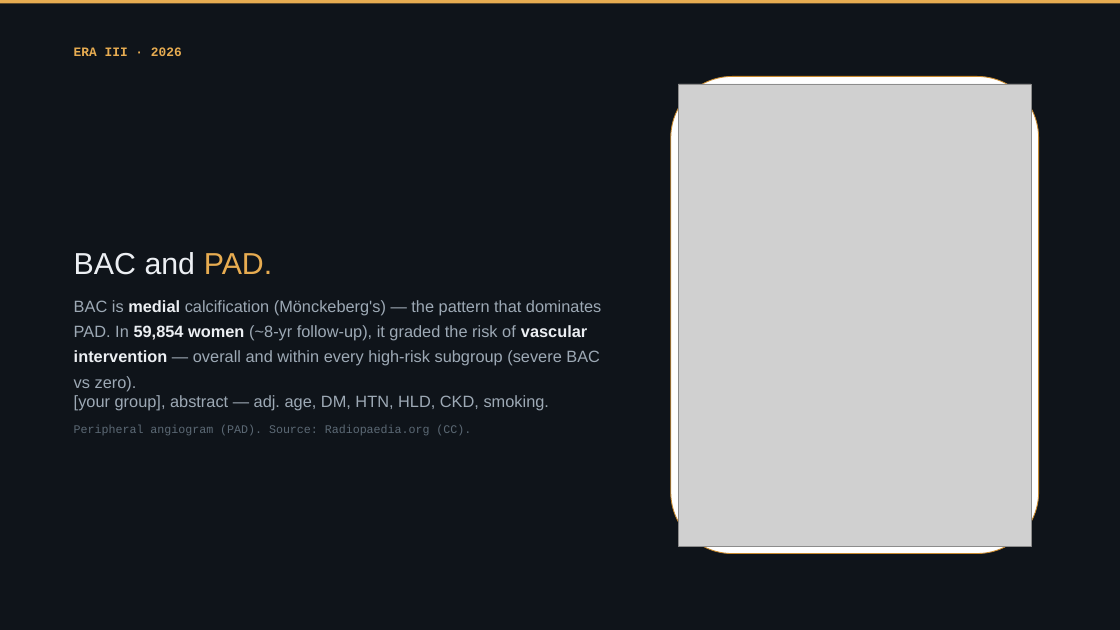
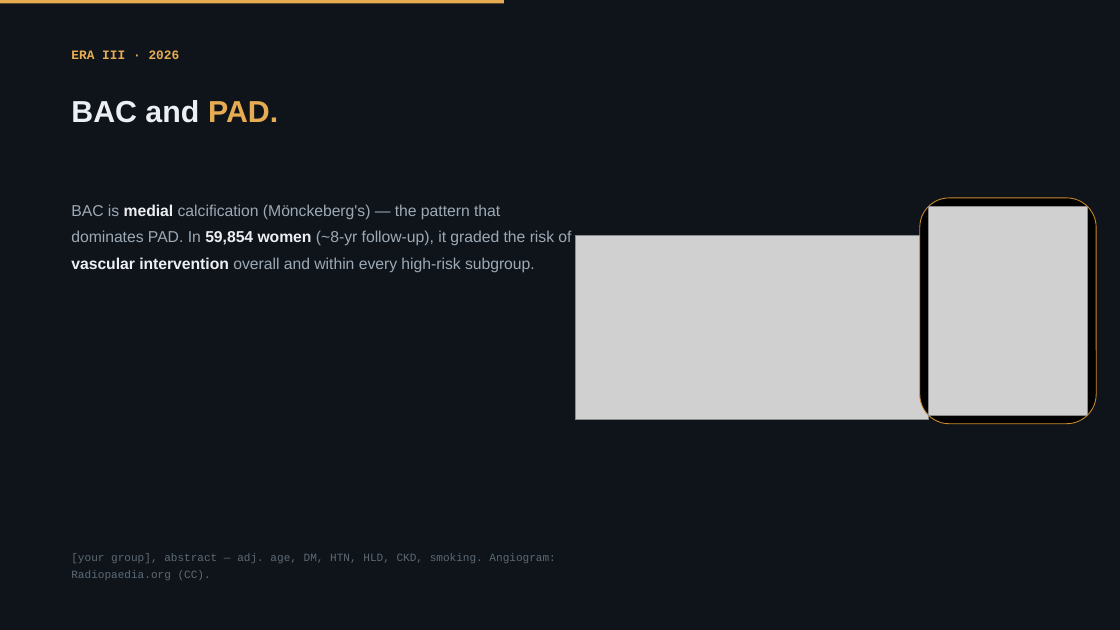
Before and after one commit to Emory-HITI/Mammo, a slide deck: slide 15 of keynote-iwbi-2026/pptx/sections/IWBI2026_Trivedi_02b_EraII_2026.pptx. Drawn at 1120x630 pixels with LibreOffice and Linux fonts; fonts in the diff are those of the drawing; grey boxes stand for pictures; background and template pictures are left out. Boxes give left, top, right and bottom in pixels: in the first picture for what was removed or moved away, otherwise in the second. Text is boxed around its words. In the diff, an @@ line names an element or a change of style, - is before the commit and + after.

```diff
--- a/keynote-iwbi-2026/pptx/sections/IWBI2026_Trivedi_02b_EraII_2026.pptx
+++ b/keynote-iwbi-2026/pptx/sections/IWBI2026_Trivedi_02b_EraII_2026.pptx
@@ rectangle: place and size @@
-rectangle at <box>0,0,1120,3</box>
+rectangle at <box>0,0,504,3</box>
@@ text "ERA III · 2026" at <box>71,50,180,59</box>: line spacing 1.28 to 1; less space between paragraphs @@
@@ rounded rectangle removed at <box>671,76,1039,554</box> @@
@@ text "BAC and PAD.": place and size @@
-text "BAC and PAD." at <box>74,252,273,275</box>
+text "BAC and PAD." at <box>71,100,278,123</box>
@@ text "BAC and PAD." at <box>71,100,278,123</box>: bold on; line spacing 1.06 to 1; less space between paragraphs @@
@@ text at <box>71,204,571,272</box>: text changed; size 14 to 13.5 pt @@
-BAC is medial calcification (Mönckeberg's) — the pattern that dominates PAD. In 59,854 women (~8-yr follow-up), it graded the risk of vascular intervention — overall and within every high-risk subgroup (severe BAC vs zero).
+BAC is medial calcification (Mönckeberg's) — the pattern that dominates PAD. In 59,854 women (~8-yr follow-up), it graded the risk of vascular intervention overall and within every high-risk subgroup.
@@ rounded rectangle added at <box>920,198,1096,424</box>, fill #000000, outline #C98A2E 0.75 pt @@
@@ picture: place and size @@
-picture at <box>679,84,1032,546</box>
+picture at <box>928,207,1088,416</box>
@@ picture added at <box>576,235,928,419</box> @@
@@ text removed at <box>74,395,549,410</box> @@
-[your group], abstract — adj. age, DM, HTN, HLD, CKD, smoking.
@@ text at <box>71,553,555,580</box>: text changed; size 10 to 9.5 pt @@
-Peripheral angiogram (PAD). Source: Radiopaedia.org (CC).
+[your group], abstract — adj. age, DM, HTN, HLD, CKD, smoking. Angiogram: Radiopaedia.org (CC).
```
Also in this commit, not shown: 20 other slides changed, 1 other file.
